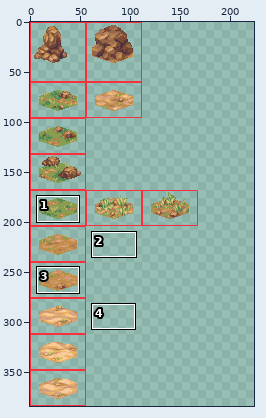
Sprite sheet, stored at dist/assets/hex-tile-experiment-tiles.png. The picture above shows the old version from afar; the outline marks the close-up.
Close-up. First the earlier version:
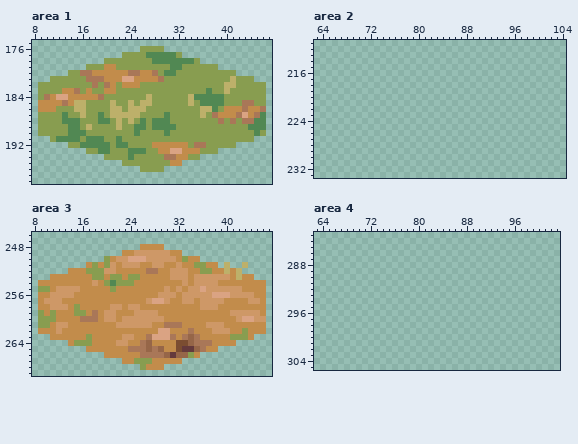
The file is 168x384 pixels. Shown: area 1: x 8..47, y 175..198; area 2: x 63..104, y 211..233; area 3: x 8..47, y 246..269; area 4: x 63..103, y 283..305. The old version is drawn lined up with the new one, on the new canvas. The commit also changed other parts of the picture, which this record leaves out.
And afterwards:
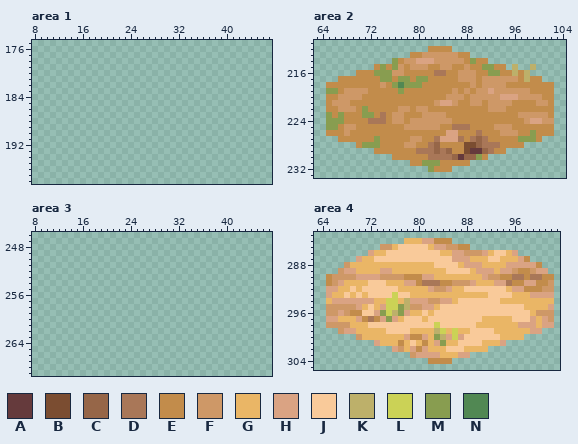
Palette (. is transparent): A #653a3c  B #7b4d31  C #966648  D #a97758  E #c28c4b  F #ce9867  G #eab666  H #daa383  J #f9ca9a  K #bdb06a  L #cbd256  M #889d50  N #518853
Difference:
canvas 168x384 -> 224x384
Changed rows in their new state; - is an unchanged pixel.
Area 1:
first column x 9:
176 -----------------....-----------------
177 --------------..........--------------
178 -----------................-----------
179 --------......................--------
180 -----............................-----
181 --..................................--
182 ......................................
183 ......................................
184 ......................................
185 ......................................
186 ......................................
187 ......................................
188 ......................................
189 ......................................
190 ......................................
191 --..................................--
192 -----............................-----
193 --------......................--------
194 -----------................-----------
195 --------------..........--------------
196 -----------------....-----------------
Area 2:
first column x 65:
212 -----------------EEEE-----------------
213 --------------EEFFFFFFEE--------------
214 -----------MEFFHHHFFFFFEMEE-----------
215 --------EMEMFEFFFEEFFEEFEEMMEE-K--K---
216 -----EEEMMMFFEEEEEDDEEFFFEEMMEEKEK----
217 --EEEEEEEMMEMMEMMEEEEEFFFEFFFFFFEKEE--
218 EEEEEEEEEFEMNMMMEEEEEEEEFEFFFFEEEEEEEE
219 MMEFFFFEEEEEMEEEEEEEEFEFEFFHFFFFFFEEEE
220 EEFFFFEEEEEEEEEEEEEEFFFEFFFFFHHHFFFFEE
221 EFFFEEEEEEEEEEEEEEFHHFEEFFEFFFFEEEEFFE
222 EEFFFEMEEEEEFFEFFEEEEEEEEEEFFFEEEEEEEE
223 MEMEEEMMEDEFFEEEFFFFEEEEEEEEEEEEFFFFFE
224 MMMEEEEDDDEFFEFFFFFFFEEEEEEEEEEEEFHHFF
225 MMEFFEEEEEEEEFFFFFFEEDDDEEEEFFFEEEEEEE
226 EEEFEEEEEEEEEEEEEEEEHHEEEDEEEFFFEEMEEE
227 --EEEEEEMEEEEEFFEEDHHHDEDCDEEEEEMMME--
228 -----EMMMEEEEFFEEDCEEEEBBCDDDEEEE-----
229 --------EEEEEEEDDDCDCEEBAACDEE--------
230 -----------EEEEEEDDDDCACCME-----------
231 --------------EEMMMEEEEE--------------
232 -----------------MEEE-----------------
Area 3:
first column x 9:
248 -----------------....-----------------
249 --------------..........--------------
250 -----------................-----------
251 --------......................-.--.---
252 -----.............................----
253 --..................................--
254 ......................................
255 ......................................
256 ......................................
257 ......................................
258 ......................................
259 ......................................
260 ......................................
261 ......................................
262 ......................................
263 --..................................--
264 -----............................-----
265 --------......................--------
266 -----------................-----------
267 --------------..........--------------
268 -----------------....-----------------
Area 4:
first column x 65:
284 -------------GGGHHEEE-----------------
285 ---------FFGJJJJJGHHFFEE--------------
286 -------HGGJJJJJJJJJGGHHFFFHGJJGH------
287 -----HGGJJJJJJJJJJJJJHHHGGGJJGGGHE----
288 ---FGGGGGGGGGGGGGGJJJJGHHHGGGGHHHHHE--
289 --FHHGGGGHHGGGGGGGGGJJJJGHHHGHHFEEFHH-
290 EFFFFHHHHFFFFEEEHHGGGGGGGGHFFEEDDEDDEE
291 EFHGGGGJJJGGGHHEDDDEEFFFHGGGHHDEEHHEEF
292 HHGGJGJJJJJJGGGGGHFFHGGJJJJJJJGHHEEEFF
293 HGGJGJGJJJJLJJGGGGGGGGGGGGGJJJJGGGHHHH
294 GHHHHHHHGGLLGKHHHFFHHGJJJJJJJGGGGGGGGG
295 FFFFFHGJGHLLMKFFHHGJJJJJJJJJJJJJJGGGGH
296 FFHFEEJJHMLKMHGGJGJJJJJJJJJJJJJJJJGFFF
297 HHGGGHEDEHMHGJJJGJJJJJJJJJGGGGGJJJHGHF
298 FFFFGGGJJJJJJJJJJJLJJJJJJGGGGGGGHHHGHH
299 --FHHGGGGGJJJJGGGGKLGLGGJJJJGGGGGGHH--
300 -----FGGGGGGGHEEHGMKHLHJJJJJJGGGG-----
301 --------HGGGEGJGEGHMGGJJJJGGGH--------
302 -----------HFGHEHGGGJJJGGGG-----------
303 --------------FHHHHGGGHH--------------
304 -----------------EEEE-----------------
Pixel boxes of the changes (left, top, right, bottom) in both close-ups:
erased: (38, 46, 266, 172)
added: (326, 46, 554, 172)
erased: (38, 244, 266, 370)
added: (326, 238, 554, 364)
